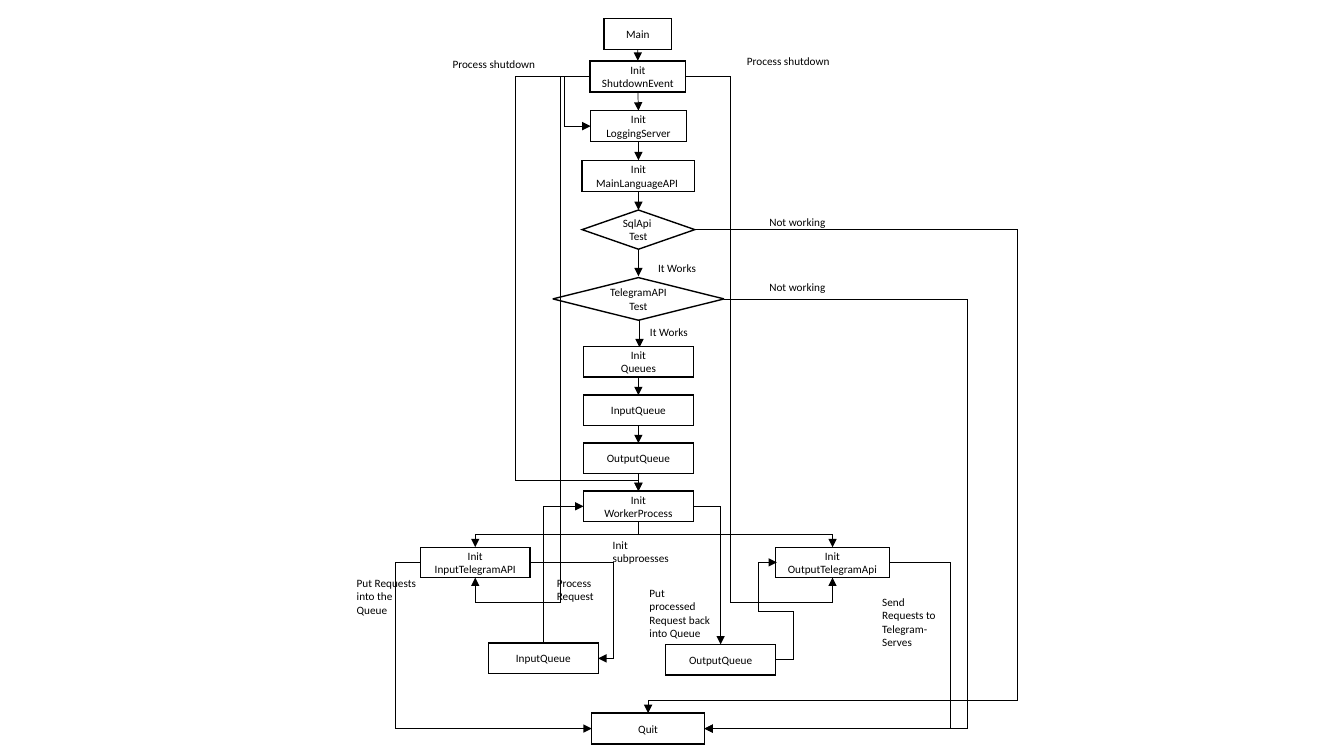
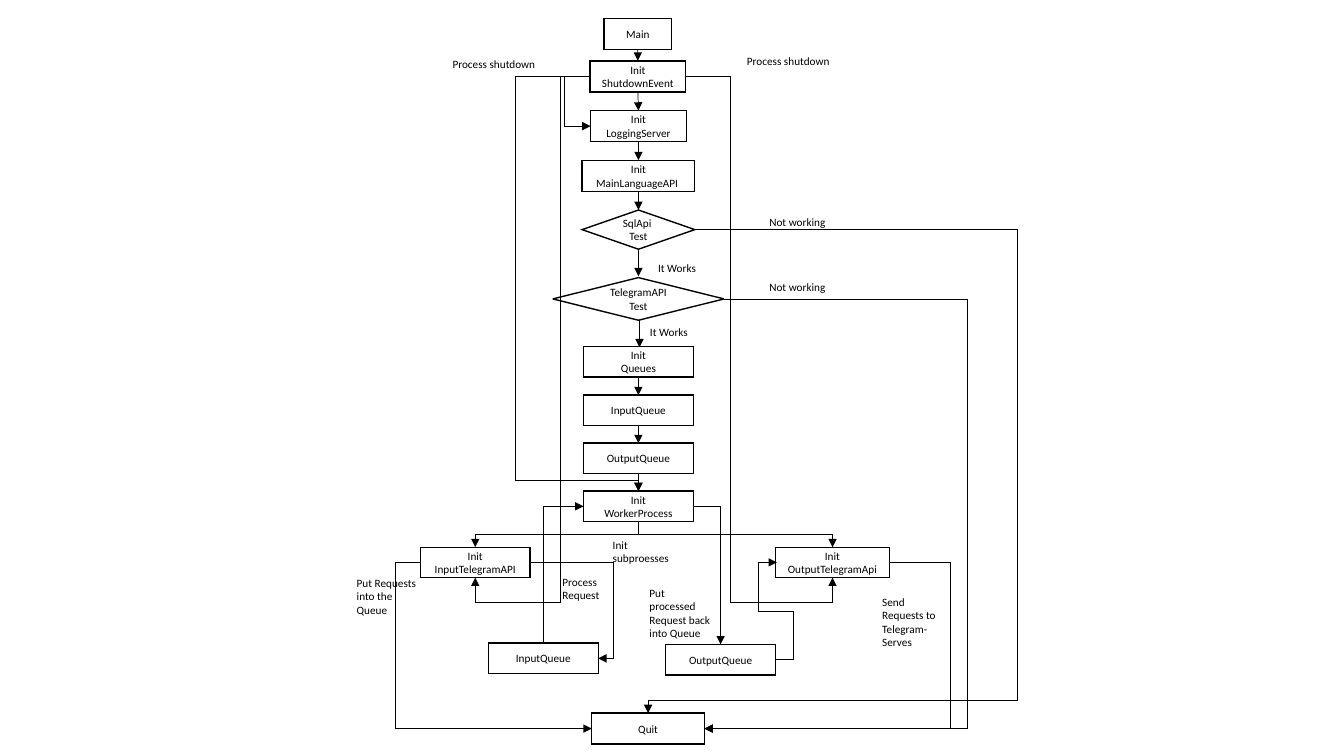
Before and after one commit to AsdwGroup/AnimeSubBot, a slide deck: slide 1 of Init of Program.pptx. Drawn at 1344x756 pixels with LibreOffice and Linux fonts; fonts in the diff are those of the drawing. Boxes give left, top, right and bottom in pixels: in the first picture for what was removed or moved away, otherwise in the second. Text is boxed around its words. In the diff, an @@ line names an element or a change of style, - is before the commit and + after.

```diff
--- a/Init of Program.pptx
+++ b/Init of Program.pptx
@@ text "Process Request": place and size @@
-text "Process Request" at box(557, 578, 594, 603)
+text "Process Request" at box(562, 578, 599, 601)
```
Also in this commit, not shown: 5 other files.
